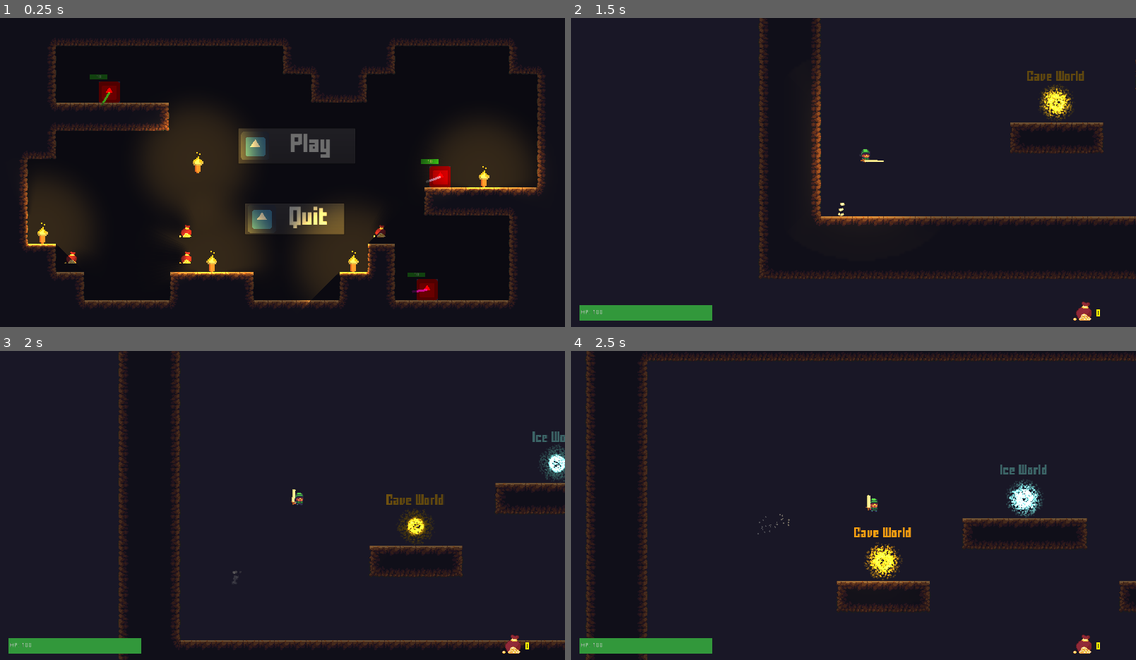
Above: before the commit, frames 1-4 (two rows, left to right).
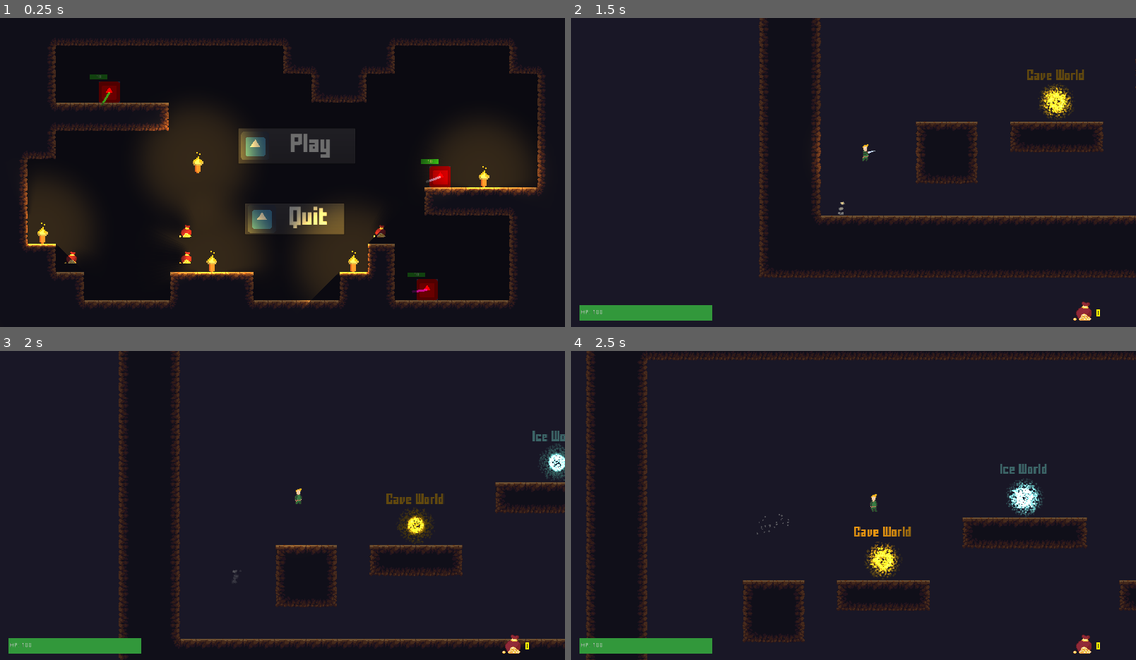
Above: after the commit, the same moments.

Repository: totalfreak/2D-Diablo
Game: Godot game, scene res://Scenes/Menus/Main Menu.tscn
The game is run twice, just before and just after one commit, with the same random seed, the same clock (stepped at 60 frames per second) and the same inputs. The engine's default icon, where the game draws it, is replaced by a stand-in: a white triangle on a blue panel in a dark square.
Inputs:
- Up to frame 1 (0.25 s): no input
- Up to frame 2 (1.5 s): click "Play" at 0.5 s; tap Enter (ui_accept) at 1.25 s; hold Right (ui_right) from 1.28 s (still down); tap V (Attack) at 1.35 s
- Up to frame 3 (2 s): keep holding Right (ui_right); tap Enter (ui_accept) at 1.52 s
- Up to frame 4 (2.5 s): keep holding Right (ui_right); tap Shift (dodge) at 2.1 s; tap Enter (ui_accept) at 2.27 s

The runs differ from the first frame. In frame 1, less than 0.1% of the frame differs, in the area x 4-96%, y 28-85%; in frame 2, 2.6%, in the area x 33-100%, y 0-85%; in frame 3, 2.2%; in frame 4, 2.4%.

Commit message:
New sprites and animation for player

Diff:
--- a/Scenes/Player/Player.gd
+++ b/Scenes/Player/Player.gd
@@ -156,6 +156,7 @@
 
 func _Dodge(var delta):
 	dodging = true
+	grabbedLedge = false
 	player.set_collision_layer_bit(1, true)
 	player.set_collision_layer_bit(0, false)
 	player.set_collision_mask_bit(1, true)
--- a/Scenes/Player/Player.tscn
+++ b/Scenes/Player/Player.tscn
@@ -1,26 +1,29 @@
-[gd_scene load_steps=33 format=2]
+[gd_scene load_steps=36 format=2]
 
 [ext_resource path="res://Scenes/Player/Player.gd" type="Script" id=1]
-[ext_resource path="res://Sprites/Player/Ranger/Ranger15.png" type="Texture" id=2]
-[ext_resource path="res://Sprites/Player/Ranger/Ranger16.png" type="Texture" id=3]
-[ext_resource path="res://Sprites/Player/Ranger/Ranger17.png" type="Texture" id=4]
-[ext_resource path="res://Sprites/Player/Ranger/Ranger18.png" type="Texture" id=5]
-[ext_resource path="res://Sprites/Player/Ranger/Ranger3.png" type="Texture" id=6]
-[ext_resource path="res://Sprites/Player/Ranger/Ranger11.png" type="Texture" id=7]
-[ext_resource path="res://Sprites/Player/Ranger/Ranger12.png" type="Texture" id=8]
-[ext_resource path="res://Sprites/Player/Ranger/Ranger13.png" type="Texture" id=9]
-[ext_resource path="res://Sprites/Player/Ranger/Ranger9.png" type="Texture" id=10]
-[ext_resource path="res://Sprites/Player/Ranger/Ranger10.png" type="Texture" id=11]
-[ext_resource path="res://Sprites/Player/Ranger/Ranger5.png" type="Texture" id=12]
-[ext_resource path="res://Sprites/Player/Ranger/Ranger6.png" type="Texture" id=13]
-[ext_resource path="res://Sprites/Player/Ranger/Ranger7.png" type="Texture" id=14]
-[ext_resource path="res://Sprites/Player/Ranger/Ranger8.png" type="Texture" id=15]
-[ext_resource path="res://Sprites/Player/Ranger/Ranger14.png" type="Texture" id=16]
-[ext_resource path="res://Scenes/UI/Background.tscn" type="PackedScene" id=17]
-[ext_resource path="res://Scenes/Weapons/Swords/Sword.tscn" type="PackedScene" id=18]
-[ext_resource path="res://Scenes/SFX/HitSound.tscn" type="PackedScene" id=19]
-[ext_resource path="res://Sounds/Pickup_Coin.wav" type="AudioStream" id=20]
-[ext_resource path="res://Sprites/Lights/spot.png" type="Texture" id=21]
+[ext_resource path="res://Sprites/Player/Guy/Guy1.png" type="Texture" id=2]
+[ext_resource path="res://Sprites/Player/Guy/Guy2.png" type="Texture" id=3]
+[ext_resource path="res://Sprites/Player/Guy/Guy3.png" type="Texture" id=4]
+[ext_resource path="res://Sprites/Player/Guy/Guy4.png" type="Texture" id=5]
+[ext_resource path="res://Sprites/Player/Guy/Guy5.png" type="Texture" id=6]
+[ext_resource path="res://Sprites/Player/Guy/Guy6.png" type="Texture" id=7]
+[ext_resource path="res://Sprites/Player/Guy/Guy7.png" type="Texture" id=8]
+[ext_resource path="res://Sprites/Player/Guy/Guy8.png" type="Texture" id=9]
+[ext_resource path="res://Sprites/Player/Guy/Guy19.png" type="Texture" id=10]
+[ext_resource path="res://Sprites/Player/Guy/Guy16.png" type="Texture" id=11]
+[ext_resource path="res://Sprites/Player/Guy/Guy17.png" type="Texture" id=12]
+[ext_resource path="res://Sprites/Player/Guy/Guy18.png" type="Texture" id=13]
+[ext_resource path="res://Sprites/Player/Guy/Guy13.png" type="Texture" id=14]
+[ext_resource path="res://Sprites/Player/Guy/Guy14.png" type="Texture" id=15]
+[ext_resource path="res://Sprites/Player/Guy/Guy15.png" type="Texture" id=16]
+[ext_resource path="res://Sprites/Player/Guy/Guy9.png" type="Texture" id=17]
+[ext_resource path="res://Sprites/Player/Guy/Guy10.png" type="Texture" id=18]
+[ext_resource path="res://Sprites/Player/Guy/Guy11.png" type="Texture" id=19]
+[ext_resource path="res://Scenes/UI/Background.tscn" type="PackedScene" id=20]
+[ext_resource path="res://Scenes/Weapons/Swords/Sword.tscn" type="PackedScene" id=21]
+[ext_resource path="res://Scenes/SFX/HitSound.tscn" type="PackedScene" id=22]
+[ext_resource path="res://Sounds/Pickup_Coin.wav" type="AudioStream" id=23]
+[ext_resource path="res://Sprites/Lights/spot.png" type="Texture" id=24]
 
 [sub_resource type="Animation" id=1]
 
@@ -226,67 +229,67 @@
 radius = 10.0
 height = 10.0
 
-[sub_resource type="CanvasItemMaterial" id=11]
+[sub_resource type="CanvasItemMaterial" id=8]
 
 render_priority = 0
 blend_mode = 0
 light_mode = 1
 
-[sub_resource type="SpriteFrames" id=8]
+[sub_resource type="SpriteFrames" id=9]
 
 animations = [ {
-"frames": [ ExtResource( 2 ), ExtResource( 3 ), ExtResource( 4 ), ExtResource( 5 ) ],
+"frames": [ ExtResource( 2 ), ExtResource( 3 ), ExtResource( 4 ), ExtResource( 5 ), ExtResource( 6 ), ExtResource( 7 ), ExtResource( 8 ), ExtResource( 9 ) ],
 "loop": true,
 "name": "Run",
-"speed": 5.0
-}, {
-"frames": [ ExtResource( 6 ) ],
+"speed": 10.0
+}, {
+"frames": [ ExtResource( 10 ) ],
 "loop": true,
 "name": "Idle",
 "speed": 3.0
 }, {
-"frames": [ ExtResource( 7 ), ExtResource( 8 ), ExtResource( 9 ) ],
+"frames": [ ExtResource( 11 ), ExtResource( 12 ), ExtResource( 13 ) ],
 "loop": false,
 "name": "Attack",
 "speed": 10.0
 }, {
-"frames": [ ExtResource( 10 ), ExtResource( 11 ), ExtResource( 10 ) ],
+"frames": [ ExtResource( 14 ), ExtResource( 15 ), ExtResource( 16 ) ],
 "loop": true,
 "name": "Get_Hit",
 "speed": 5.0
 }, {
-"frames": [ ExtResource( 12 ), ExtResource( 13 ) ],
+"frames": [ ExtResource( 17 ), ExtResource( 18 ) ],
 "loop": false,
 "name": "Jump",
 "speed": 5.0
 }, {
-"frames": [ ExtResource( 14 ) ],
+"frames": [ ExtResource( 19 ) ],
 "loop": true,
 "name": "Fall",
 "speed": 5.0
 }, {
-"frames": [ ExtResource( 12 ), ExtResource( 13 ), ExtResource( 14 ), ExtResource( 15 ) ],
+"frames": [ ExtResource( 17 ), ExtResource( 18 ), ExtResource( 19 ), ExtResource( 17 ) ],
 "loop": true,
 "name": "Won",
 "speed": 3.0
 }, {
-"frames": [ ExtResource( 16 ) ],
+"frames": [ ExtResource( 18 ) ],
 "loop": true,
 "name": "Dodge",
 "speed": 5.0
 } ]
 
-[sub_resource type="AudioStreamRandomPitch" id=9]
-
-audio_stream = ExtResource( 20 )
+[sub_resource type="AudioStreamRandomPitch" id=10]
+
+audio_stream = ExtResource( 23 )
 random_pitch = 1.2
 
-[sub_resource type="CircleShape2D" id=10]
+[sub_resource type="CircleShape2D" id=11]
 
 custom_solver_bias = 0.0
 radius = 5.0
 
-[node name="Player" type="KinematicBody2D" index="0" groups=[
+[node name="Player" type="KinematicBody2D" groups=[
 "Player",
 ]]
 
@@ -323,17 +326,16 @@
 
 [node name="CollisionShape2D" type="CollisionShape2D" parent="." index="1"]
 
-position = Vector2( 0, 5 )
+position = Vector2( 0, 3 )
 shape = SubResource( 7 )
 _sections_unfolded = [ "Transform" ]
 
 [node name="Sprite" type="AnimatedSprite" parent="." index="2"]
 
-material = SubResource( 11 )
+material = SubResource( 8 )
 scale = Vector2( 1.25, 1.25 )
-frames = SubResource( 8 )
-animation = "Won"
-frame = 3
+frames = SubResource( 9 )
+animation = "Idle"
 _sections_unfolded = [ "Material", "Transform", "Visibility" ]
 
 [node name="Camera2D" type="Camera2D" parent="." index="3"]
@@ -424,8 +426,9 @@
 
 position = Vector2( -8, 24 )
 
-[node name="Sword" parent="WeaponContainer/WeaponPoint" index="0" instance=ExtResource( 18 )]
-
+[node name="Sword" parent="WeaponContainer/WeaponPoint" index="0" instance=ExtResource( 21 )]
+
+visible = false
 position = Vector2( 0, -21 )
 
 [node name="DodgeParticleContainer" type="Node2D" parent="." index="7"]
@@ -435,7 +438,7 @@
 
 [node name="DodgeParticlePoint" type="Position2D" parent="DodgeParticleContainer" index="0"]
 
-position = Vector2( -4, 15 )
+position = Vector2( -5, 15 )
 _sections_unfolded = [ "Transform" ]
 
 [node name="JumpParticleContainer" type="Node2D" parent="." index="8"]
@@ -445,14 +448,14 @@
 
 [node name="JumpParticlePoint" type="Position2D" parent="JumpParticleContainer" index="0"]
 
-position = Vector2( 0, 19 )
+position = Vector2( 0, 17 )
 _sections_unfolded = [ "Transform" ]
 
-[node name="HitSound" parent="." index="9" instance=ExtResource( 19 )]
+[node name="HitSound" parent="." index="9" instance=ExtResource( 22 )]
 
 [node name="GoldSound" type="AudioStreamPlayer" parent="." index="10"]
 
-stream = SubResource( 9 )
+stream = SubResource( 10 )
 volume_db = -13.43
 pitch_scale = 1.1
 autoplay = false
@@ -486,9 +489,9 @@
 
 enabled = true
 editor_only = false
-texture = ExtResource( 21 )
+texture = ExtResource( 24 )
 offset = Vector2( 0, 0 )
-texture_scale = 5.0
+texture_scale = 3.0
 color = Color( 0.8125, 0.618103, 0.101562, 1 )
 energy = 1.0
 mode = 0
@@ -498,7 +501,7 @@
 range_layer_min = 0
 range_layer_max = 0
 range_item_cull_mask = 1
-shadow_enabled = true
+shadow_enabled = false
 shadow_color = Color( 0, 0, 0, 0.745843 )
 shadow_buffer_size = 2048
 shadow_gradient_length = 5.0
--- a/Scenes/TileMaps/TileMapTemplate.tscn
+++ b/Scenes/TileMaps/TileMapTemplate.tscn
@@ -2,7 +2,7 @@
 
 [ext_resource path="res://Scenes/TileSets/GrassAutoTileSet.tres" type="TileSet" id=1]
 
-[node name="TileMap" type="TileMap" groups=[
+[node name="TileMap" type="TileMap" index="0" groups=[
 "Solids",
 ]]
 
--- /dev/null
+++ b/Scenes/TileMaps/TileMapTemplateGBA.tscn
@@ -0,0 +1,29 @@
+[gd_scene load_steps=2 format=2]
+
+[ext_resource path="res://Scenes/TileSets/GrassAutoTileSet.tres" type="TileSet" id=1]
+
+[node name="TileMap" type="TileMap" groups=[
+"Solids",
+]]
+
+mode = 0
+tile_set = ExtResource( 1 )
+cell_size = Vector2( 64, 64 )
+cell_quadrant_size = 16
+cell_custom_transform = Transform2D( 1, 0, 0, 1, 0, 0 )
+cell_half_offset = 2
+cell_tile_origin = 0
+cell_y_sort = false
+cell_clip_uv = false
+collision_use_kinematic = false
+collision_friction = 1.0
+collision_bounce = 0.0
+collision_layer = 524291
+collision_mask = 524289
+occluder_light_mask = 1
+format = 1
+tile_data = PoolIntArray( 262161, 2, 0, 327680, 0, 6, 327681, 0, 196609, 327682, 0, 196609, 327683, 0, 196609, 327684, 0, 196609, 327685, 0, 196609, 327686, 0, 196609, 327687, 0, 196609, 327688, 0, 196609, 327689, 0, 196609, 327690, 0, 7, 327697, 4, 0, 393216, 0, 65541, 393226, 0, 65541, 393233, 4, 0, 458752, 0, 65541, 458756, 0, 196608, 458757, 0, 196609, 458758, 0, 196610, 458762, 0, 65541, 458769, 4, 0, 524288, 0, 65541, 524298, 0, 65541, 524305, 4, 0, 589824, 0, 65541, 589825, 2, 0, 589826, 2, 0, 589827, 2, 0, 589828, 2, 0, 589832, 2, 0, 589833, 2, 0, 589834, 0, 65541, 655360, 0, 65542, 655361, 0, 196609, 655362, 0, 196609, 655363, 0, 196609, 655364, 0, 196609, 655365, 0, 196609, 655366, 0, 196609, 655367, 0, 196609, 655368, 0, 196609, 655369, 0, 196609, 655370, 0, 65543 )
+_sections_unfolded = [ "Collision" ]
+__meta__ = {
+"_edit_lock_": true
+}
--- /dev/null
+++ b/Scenes/TileSets/GrassAutoGBATileSet.tres
@@ -0,0 +1,15 @@
+[gd_resource type="TileSet" load_steps=2 format=2]
+
+[ext_resource path="res://Sprites/TileImages/DirtAutoTileGBA.png" type="Texture" id=1]
+
+[resource]
+
+0/name = "0"
+0/texture = ExtResource( 1 )
+0/tex_offset = Vector2( 0, 0 )
+0/modulate = Color( 1, 1, 1, 1 )
+0/region = Rect2( 0, 0, 768, 256 )
+0/is_autotile = false
+0/occluder_offset = Vector2( 0, 0 )
+0/navigation_offset = Vector2( 0, 0 )
+0/shapes = [  ]
--- a/Scenes/TileSets/GrassAutoTileSet.tres
+++ b/Scenes/TileSets/GrassAutoTileSet.tres
@@ -187,12 +187,6 @@
 closed = true
 cull_mode = 0
 polygon = PoolVector2Array( 0, 0, 64, 0, 64, 64, 0, 64 )
-
-[sub_resource type="OccluderPolygon2D" id=63]
-
-closed = true
-cull_mode = 2
-polygon = PoolVector2Array(  )
 
 [sub_resource type="ConvexPolygonShape2D" id=32]
 
@@ -366,7 +360,6 @@
 0/autotile/navpoly_map = [  ]
 0/autotile/priority_map = [  ]
 0/occluder_offset = Vector2( 0, 0 )
-0/occluder = SubResource( 63 )
 0/navigation_offset = Vector2( 0, 0 )
 0/shapes = [ {
 "autotile_coord": Vector2( 0, 3 ),
--- /dev/null
+++ b/Scenes/TileSets/GrassTileSetGBA.tscn
@@ -0,0 +1,15 @@
+[gd_scene load_steps=2 format=2]
+
+[ext_resource path="res://Sprites/TileImages/DirtAutoTileGBA.png" type="Texture" id=1]
+
+[node name="GrassAutoTileSet" type="Node2D"]
+
+[node name="0" type="Sprite" parent="." index="0"]
+
+texture = ExtResource( 1 )
+centered = false
+region_rect = Rect2( 648, 0, 70, 70 )
+_sections_unfolded = [ "Offset", "Region", "Transform" ]
+__meta__ = {
+"_edit_group_": true
+}
--- a/Scenes/Worlds/Cave World/World1.tscn
+++ b/Scenes/Worlds/Cave World/World1.tscn
@@ -16,6 +16,7 @@
 [node name="TileMap" parent="." index="1" instance=ExtResource( 2 )]
 
 tile_data = PoolIntArray( 262142, 0, 1, 262143, 0, 65536, 196608, 0, 65536, 196609, 0, 65536, 196610, 0, 65536, 196611, …(2181 unchanged characters)…
+_sections_unfolded = [ "Cell", "Collision" ]
 
 [node name="Portal" parent="." index="2" groups=[
 "Portal",
--- a/Scenes/Worlds/HubWorld.tscn
+++ b/Scenes/Worlds/HubWorld.tscn
@@ -7,11 +7,12 @@
 [ext_resource path="res://Scenes/FX/Torch.tscn" type="PackedScene" id=5]
 [ext_resource path="res://Scenes/FX/SceneDarkener.tscn" type="PackedScene" id=6]
 
-[node name="World" type="Node2D"]
+[node name="World" type="Node2D" index="0"]
 
 [node name="TileMap" parent="." index="0" instance=ExtResource( 1 )]
 
-tile_data = PoolIntArray( -65537, 0, 1, -131072, 0, 65536, - …(2232 unchanged characters)… 287, 0, 131073, 458752, 0, 131074, 458759, 0, 196608, 458760, 0, 196609, 458761, 0, 196610, 458768, 0, 196608, 458769, 0, 196609, 458770, 0, 196610, 458782, 0, 196608, 458783, 0, 196609, 458784, 0, 196609, 458785, 0, 196609, 458786, 0, 196610, 458791, 0, 131073, 458792, 0, 131074, 589823, 0, 131073, 524288, 0, 131074, 524313, 0, 1, 524314, 0, 2, 524327, 0, …(1822 unchanged characters)…
+tile_data = PoolIntArray( -65537, 0, 1, -131072, 0, 65536, - …(2232 unchanged characters)… 287, 0, 131073, 458752, 0, 131074, 458756, 0, 1, 458757, 0, 2, 458759, 0, 196608, 458760, 0, 196609, 458761, 0, 196610, 458768, 0, 196608, 458769, 0, 196609, 458770, 0, 196610, 458782, 0, 196608, 458783, 0, 196609, 458784, 0, 196609, 458785, 0, 196609, 458786, 0, 196610, 458791, 0, 131073, 458792, 0, 131074, 589823, 0, 131073, 524288, 0, 131074, 524292, 0, 65537, 524293, 0, 65538, 524313, 0, 1, 524314, 0, 2, 524327, 0, …(1822 unchanged characters)…
+_sections_unfolded = [ "Cell", "Collision" ]
 
 [node name="Player" parent="." index="1" instance=ExtResource( 2 )]
 
Not shown: 2 places in Scenes/Player/Player.tscn that only renumber resources
Not shown: 1 places in Scenes/TileSets/GrassAutoTileSet.tres that only renumber resources
Binary file added: Sprites/Player/Guy/Guy1.png
Not shown, added: Sprites/Player/Guy/Guy1.png.import
Binary file added: Sprites/Player/Guy/Guy10.png
Not shown, added: Sprites/Player/Guy/Guy10.png.import
Binary file added: Sprites/Player/Guy/Guy11.png
Not shown, added: Sprites/Player/Guy/Guy11.png.import
Binary file added: Sprites/Player/Guy/Guy12.png
Not shown, added: Sprites/Player/Guy/Guy12.png.import
Binary file added: Sprites/Player/Guy/Guy13.png
Not shown, added: Sprites/Player/Guy/Guy13.png.import
(and 54 more such lines)
